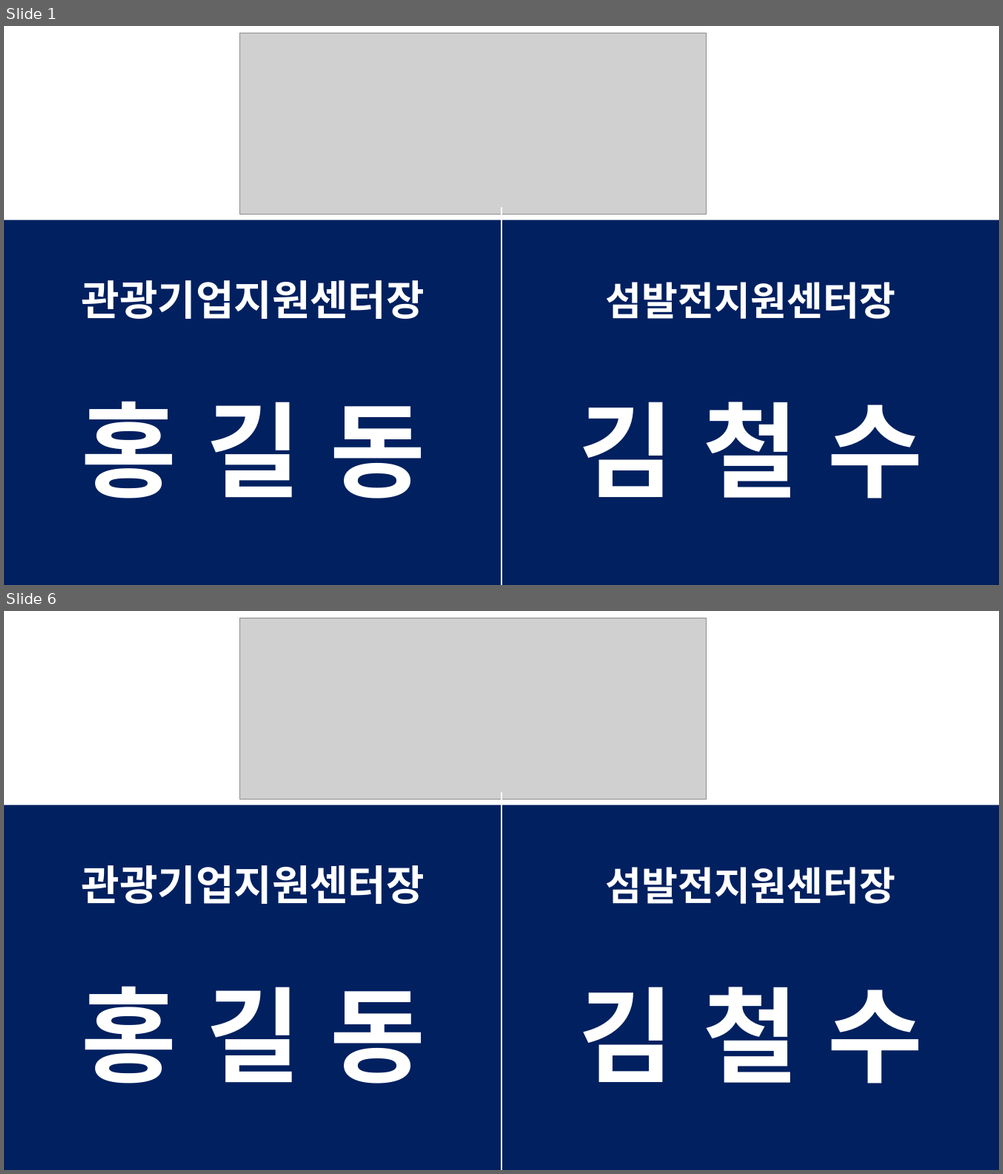
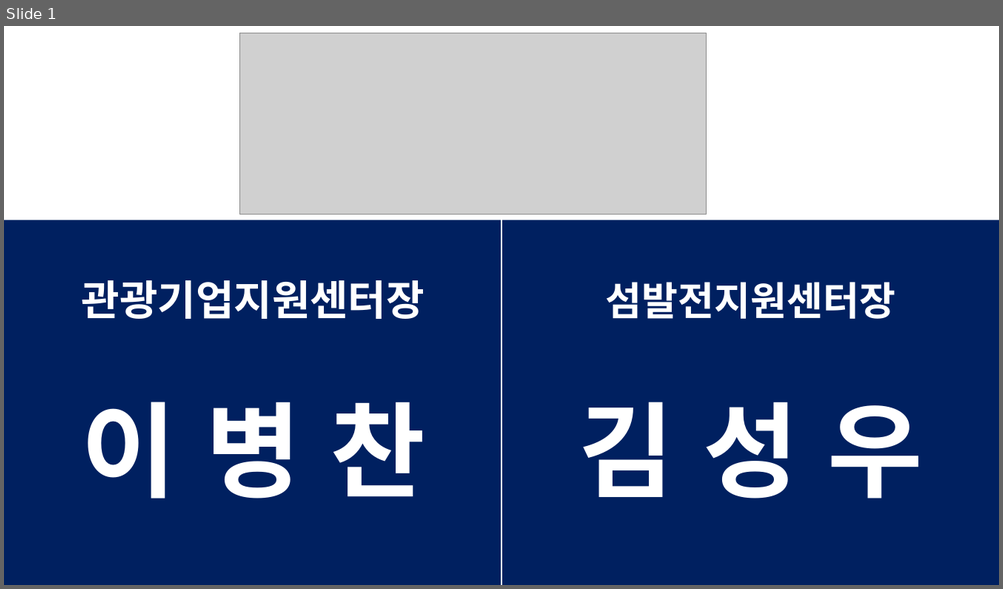
Before and after one commit to Sohyun043011/ppt_jpg, a slide deck: 확간양식.pptx. Shown one above the other, each under a label of ours: slides 1 and 6 before the commit, slide 1 after it; the slides between them are not shown. The pictures are 1003x1174 and 1003x589 pixels, drawn with LibreOffice and Linux fonts; fonts in the diff are those of the drawing; grey boxes stand for pictures. Boxes give left, top, right and bottom in pixels: in the first picture for what was removed or moved away, otherwise in the second. Text is boxed around its words. In the diff, an @@ line names an element or a change of style, - is before the commit and + after.

```diff
--- a/확간양식.pptx
+++ b/확간양식.pptx
@@ slide 6 removed at [4, 611, 999, 1170], background #FFFFFF @@
@@ picture removed at [240, 618, 706, 800] @@
@@ rectangle removed at [4, 805, 999, 1170] @@
@@ line removed from (502, 792) to (502, 1170) @@
@@ text removed at [82, 866, 424, 904] @@
-관광기업지원센터장
@@ text removed at [605, 867, 895, 904] @@
-섬발전지원센터장
@@ text removed at [81, 986, 425, 1084] @@
-홍 길 동
@@ text removed at [578, 987, 922, 1084] @@
-김 철 수
@@ slide 1 changed as well @@
@@ text at [81, 402, 425, 499]: text changed @@
-홍 길 동
+이 병 찬
@@ text at [578, 402, 922, 499]: text changed @@
-김 철 수
+김 성 우
```
Also in this commit, not shown: 1 slide added, 13 other slides removed, 4 other files.
